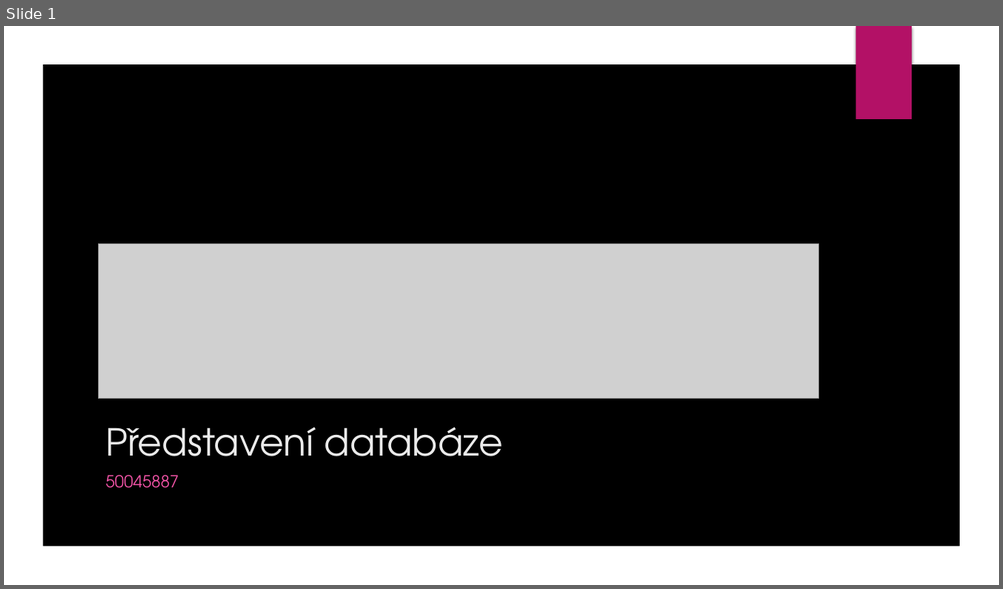
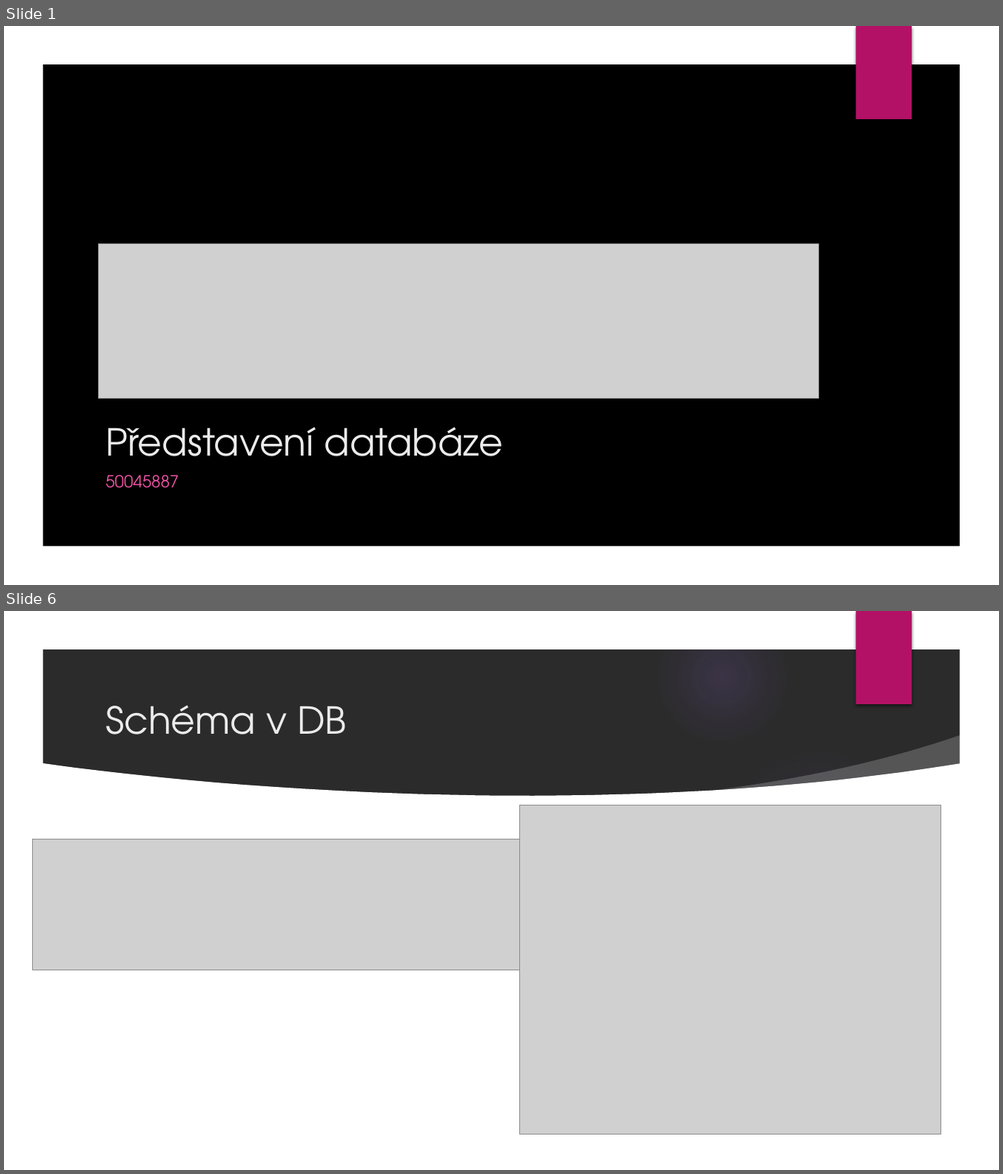
Before and after one commit to milan252525/SurrealDB, a slide deck: surrealdb.pptx. Shown one above the other, each under a label of ours: slide 1 before the commit, slides 1 and 6 after it; the slides between them are not shown. The pictures are 1003x589 and 1003x1174 pixels, drawn with LibreOffice and Linux fonts; fonts in the diff are those of the drawing; grey boxes stand for pictures; background and template pictures are left out; a plain dark background stands for a picture behind light text. Boxes give left, top, right and bottom in pixels: in the first picture for what was removed or moved away, otherwise in the second. Text is boxed around its words. In the diff, an @@ line names an element or a change of style, - is before the commit and + after.

```diff
--- a/surrealdb.pptx
+++ b/surrealdb.pptx
@@ slide 6 added at box(4, 611, 999, 1170), background picture (left out) @@
@@ group added at box(4, 611, 999, 1170): 5 ellipses, 3 freeform shapes @@
@@ rectangle added at box(855, 611, 911, 704), fill #B31166 @@
@@ title added at box(105, 705, 346, 735), 36 pt, text #EBEBEB @@
+Schéma v DB
@@ picture added at box(520, 806, 941, 1135) @@
@@ picture added at box(32, 840, 520, 970) @@
```
Also in this commit, not shown: 5 other slides added, 1 slide removed.
